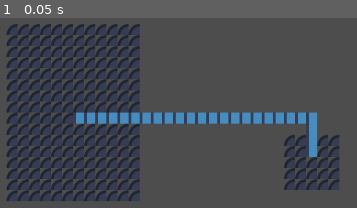
Above: before the commit, frame 1.
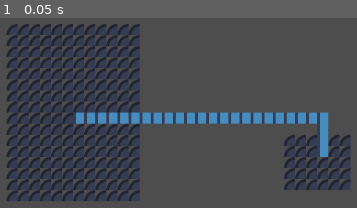
Above: after the commit, the same moment.

Repository: JBlitzar/RogueLike
Game: Godot game, scene res://RoomLevel.tcsn.tscn
Two runs of this game, one before a commit and one after it. Both use one fixed random seed, a clock stepped at 60 frames per second and the inputs below. The engine's default icon, where the game draws it, is replaced by a stand-in: a white triangle on a blue panel in a dark square.
Inputs:
- Up to frame 1 (0.05 s): no input

The runs differ from the first frame. In frame 1, 1.4% of the frame differs, in the area x 85-99%, y 49-91%.

Commit message:
Closest room

Diff:
--- a/Passage.gd
+++ b/Passage.gd
@@ -7,13 +7,11 @@
 	self.r1 = r1
 	self.r2 = r2
 	assert(not self.r1.check_collide(self.r2) , "ERROR: Collision check failure");
-func get_center(room):
-		return [(room.x+room.width/2),(room.y+room.height/2)]
 func place_tile(x,y, tilemap):
 	tilemap.set_cell(0, Vector2i(x,y), 0, Vector2i(1, 2))
 func render_connection(tilemap):
-	var start = get_center(self.r1)
-	var end = get_center(self.r2)
+	var start = self.r1.get_center()
+	var end = self.r2.get_center()
 	for i in range(min(start[0],end[0]),max(start[0],end[0])):
 		place_tile(i,start[1],tilemap)
 	for i in range(min(start[1],end[1]),max(start[1],end[1])):
--- a/Room.gd
+++ b/Room.gd
@@ -9,6 +9,11 @@
 	self.y = y
 	self.width = width
 	self.height = height
+func get_center():
+	return [(self.x+self.width/2),(self.y+self.height/2)]
+func manhattan_dist(otherRoom):
+	#dx+dy
+	return abs(otherRoom.get_center()[0]-self.get_center()[0])+abs(otherRoom.get_center()[1]-self.get_center()[1])
 func render(tilemap):
 	for i in range(x, width+x):
 		for j in range(y, height+y):
@@ -18,3 +23,11 @@
 	if self.x < room.x + room.width and self.x + self.width > room.x and self.y < room.y + room.height and self.height + self.y > room.y:
 		return true
 	return false
+func get_closest_room(rooms):
+	var closestDist = 9999999
+	var closestRoom = null
+	for room in rooms:
+		if manhattan_dist(room) < closestDist:
+			closestRoom = room
+			closestDist = manhattan_dist(room)
+	return closestRoom
--- a/RoomLevel.gd
+++ b/RoomLevel.gd
@@ -6,10 +6,8 @@
 	#set_cell( 0, Vector2i(0,0), 0, Vector2i(0, 0))
 	var myRoom = Room.new(5,10,12,16)
 	myRoom.render(self)
-	var roomTwo = Room.new(30,20,5,5)
+	var roomTwo = Room.new(30,20,6,5)
 	roomTwo.render(self)
-	print(myRoom.check_collide(roomTwo))
-	print(roomTwo.check_collide(myRoom))
 	var myPassage = Passage.new(myRoom,roomTwo)
 	myPassage.render_connection(self)
 
